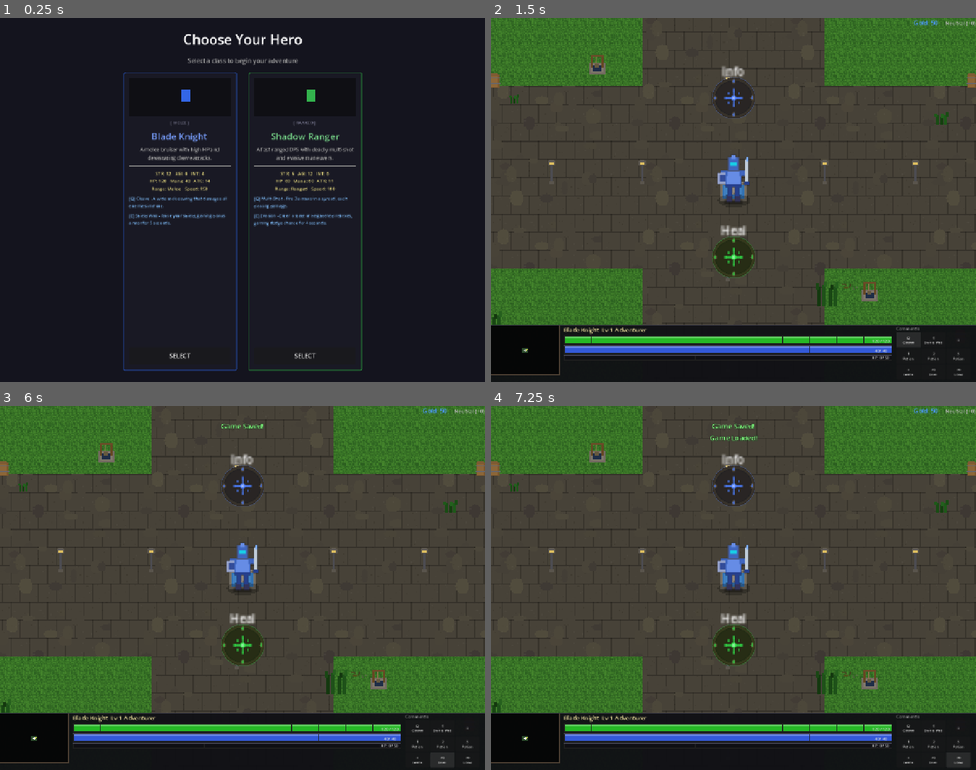
Above: before the commit, frames 1-4 (two rows, left to right).
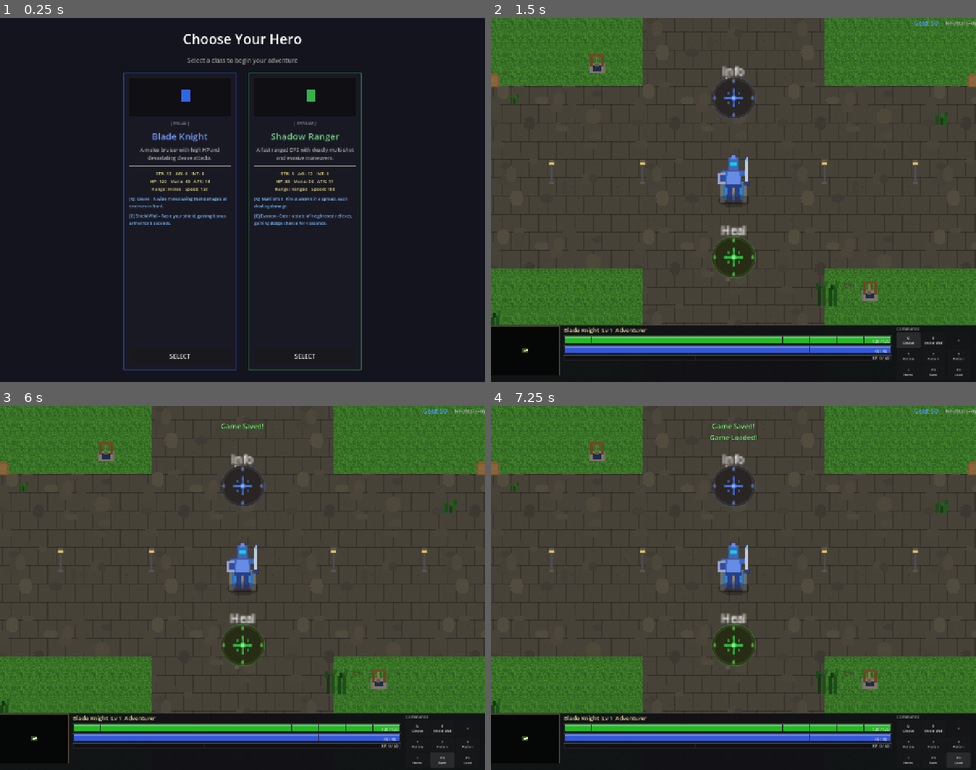
Above: after the commit, the same moments.

Repository: slxny/legends-open-rpg
Game: Godot game, scene res://scenes/main.tscn
Two runs of this game, one before a commit and one after it. Both use one fixed random seed, a clock stepped at 60 frames per second and the inputs below.
Inputs:
- Up to frame 1 (0.25 s): no input
- Up to frame 2 (1.5 s): click "SELECT" at 0.5 s; click "Q Cleave" at 1.25 s
- Up to frame 3 (6 s): click "E Shield Wall" at 2 s; click "1 Potion" at 2.75 s; click "2 Potion" at 3.5 s; click "3 Potion" at 4.25 s; click "I Items" at 5 s; click "F5 Save" at 5.75 s
- Up to frame 4 (7.25 s): click "F9 Load" at 6.5 s

The runs differ from the first frame. In frame 1, 2.9% of the frame differs, in the area x 25-75%, y 4-97%; in frame 2, 1.7%; in frame 3, 1.7%; in frame 4, 1.8%.

Commit message:
Make game much smoother: disable pixel snap, enable VSync, softer camera & movement
Brotato-style smoothness overhaul:

1. Disable snap_2d_transforms_to_pixel and snap_2d_vertices_to_pixel.
   At 3x zoom each pixel snap = 3 screen pixels of jerk, completely
   defeating physics interpolation. Nearest-neighbor filtering still
   keeps pixel art crisp without snapping transforms.

2. Enable VSync (vsync_mode=1) to eliminate screen tearing.

3. Camera smoothing speed 14 -> 5. The old value was nearly rigid;
   the new value gives a pleasant trailing feel like Brotato where
   the camera gently lags behind quick movements.

4. Movement ACCEL 1200->900, FRICTION 1800->1400. Softer curves
   for buttery acceleration/deceleration instead of jerky snapping
   between speeds.

https://claude.ai/code/session_01Nrq25cf6CaQp2REqpVsNg9

Diff:
--- a/project.godot
+++ b/project.godot
@@ -42,6 +42,7 @@
 window/size/mode=3
 window/stretch/mode="canvas_items"
 window/stretch/aspect="expand"
+window/vsync/vsync_mode=1
 
 [input]
 
@@ -109,5 +110,3 @@
 
 renderer/rendering_method="gl_compatibility"
 renderer/rendering_method.mobile="gl_compatibility"
-2d/snap/snap_2d_transforms_to_pixel=true
-2d/snap/snap_2d_vertices_to_pixel=true
--- a/scenes/player/player.gd
+++ b/scenes/player/player.gd
@@ -21,8 +21,8 @@
 var _shadow: Sprite2D = null
 
 # Smooth movement
-const ACCEL: float = 1200.0  # Pixels/sec² — how fast we reach top speed
-const FRICTION: float = 1800.0  # Pixels/sec² — how fast we stop (snappier than accel)
+const ACCEL: float = 900.0  # Pixels/sec² — how fast we reach top speed
+const FRICTION: float = 1400.0  # Pixels/sec² — how fast we stop
 
 # Walk animation — 4-frame cycle per direction: idle, stride1, passing, stride2
 # Stored as: _walk_frames[dir_key] = [frame1, frame2, frame3]  (idle = _dir_textures[dir_key])
--- a/scenes/player/player.tscn
+++ b/scenes/player/player.tscn
@@ -44,7 +44,7 @@
 [node name="Camera2D" type="Camera2D" parent="."]
 zoom = Vector2(3.0, 3.0)
 position_smoothing_enabled = true
-position_smoothing_speed = 14.0
+position_smoothing_speed = 5.0
 
 [node name="StatsComponent" type="Node" parent="."]
 script = ExtResource("2_stats")
